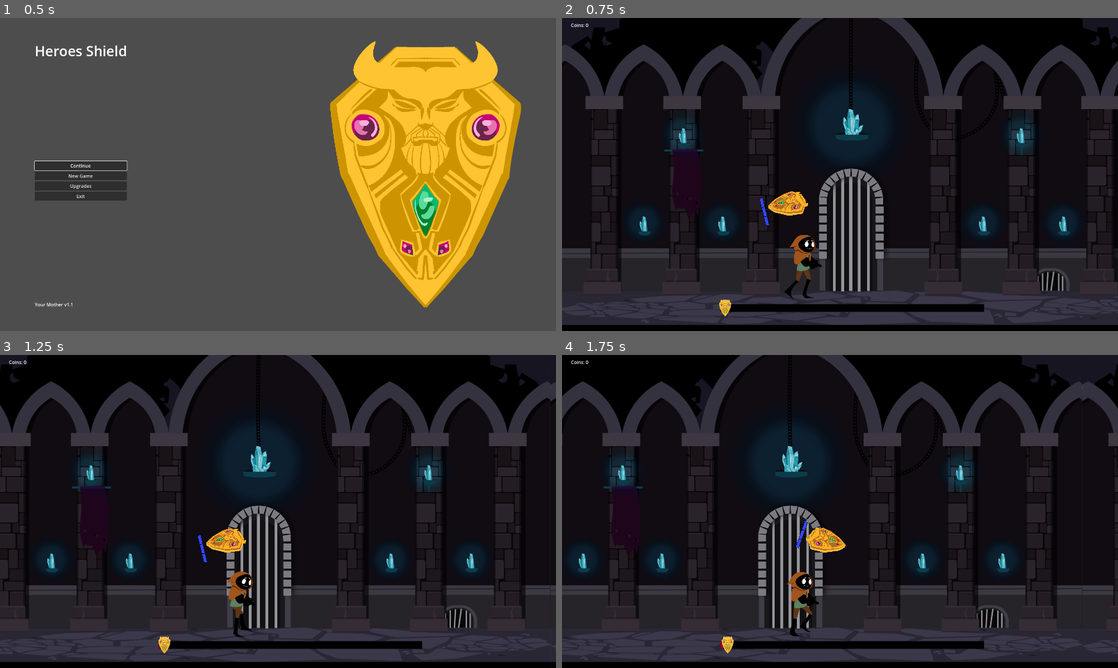
Above: before the commit, frames 1-4 (two rows, left to right).
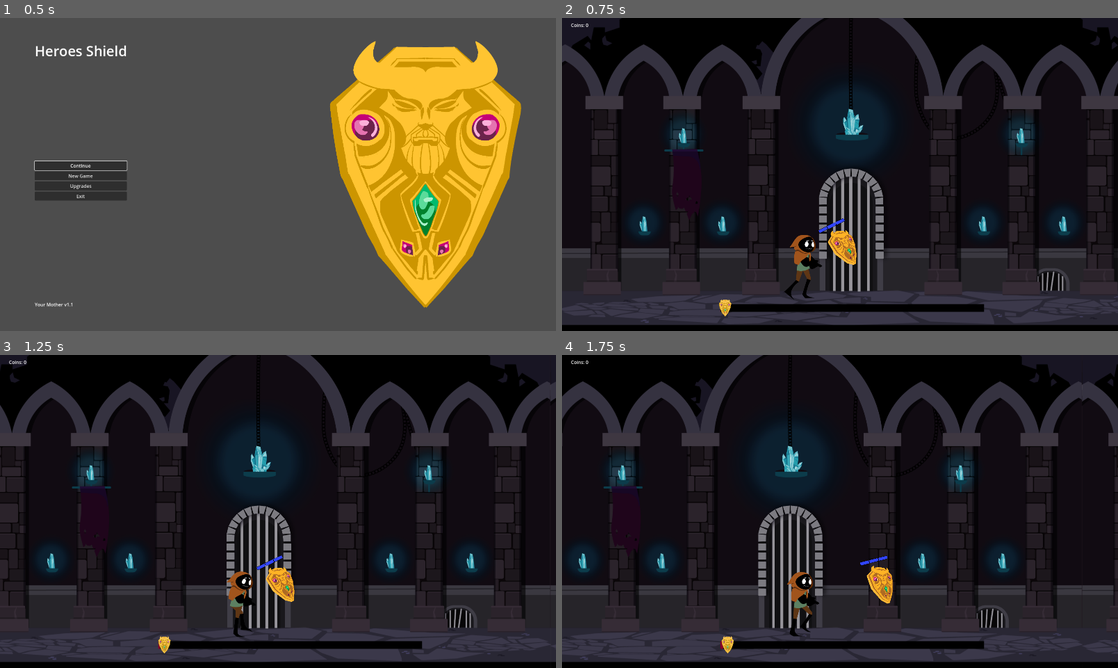
Above: after the commit, the same moments.

Repository: Cookie-Tin-Studios/Heroes-Shield
Game: Godot game, scene res://scenes/menu/main_menu.tscn
The game is run twice, just before and just after one commit, with the same random seed, the same clock (stepped at 60 frames per second) and the same inputs.
Inputs (mouse positions are in pixels of both pictures, inside the frame that each line leads up to):
- Up to frame 1 (0.5 s): no input
- Up to frame 2 (0.75 s): click "New Game" at 0.5 s
- Up to frame 3 (1.25 s): no input
- Up to frame 4 (1.75 s): move the mouse to (962, 495) at 1.27 s; hold Right (ui_right) from 1.28 s (still down); click (962, 495) at 1.35 s

Frame 1 is identical in both runs. In frame 2, 0.9% of the frame differs, in the area x 35-53%, y 55-79%; in frame 3, 0.9%; in frame 4, 0.9%.

Commit message:
Update the z index for hero

Diff:
--- a/scenes/main.tscn
+++ b/scenes/main.tscn
@@ -26,11 +26,13 @@
 script = SubResource("GDScript_81rl6")
 
 [node name="Shield" parent="." instance=ExtResource("2_w3671")]
-position = Vector2(1552, 1299)
+z_index = 12
+position = Vector2(1937, 1595)
 
 [node name="pause_menu" parent="." instance=ExtResource("5_yooe3")]
 
 [node name="Idiot_hero" parent="." instance=ExtResource("2_jn0l8")]
+z_index = 11
 z_as_relative = false
 position = Vector2(1656, 1732)
 
